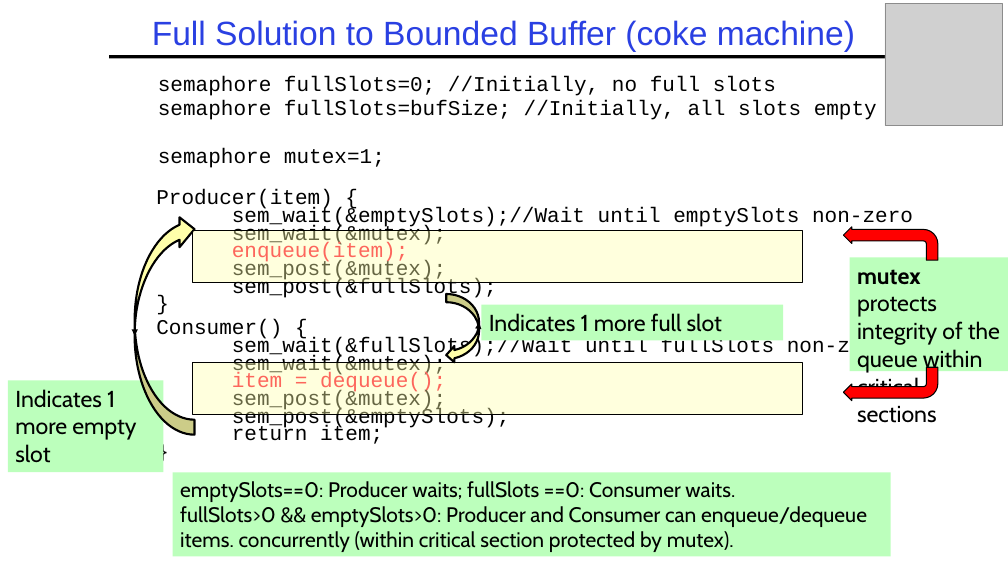
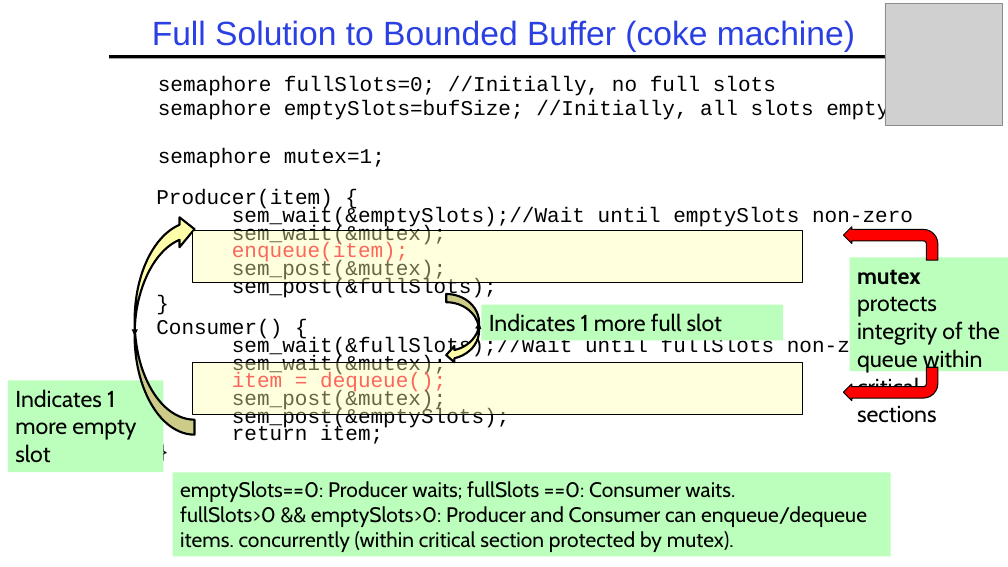
Before and after one commit to guhofstra/CSC256Fa25, a slide deck: slide 35 of PPTs/L3-Synchronization.pptx. Drawn at 1008x567 pixels with LibreOffice and Linux fonts; fonts in the diff are those of the drawing; grey boxes stand for pictures. Boxes give left, top, right and bottom in pixels: in the first picture for what was removed or moved away, otherwise in the second. Text is boxed around its words. In the diff, an @@ line names an element or a change of style, - is before the commit and + after.

```diff
--- a/PPTs/L3-Synchronization.pptx
+++ b/PPTs/L3-Synchronization.pptx
@@ text at (158,100,889,122): text changed @@
-semaphore fullSlots=bufSize; //Initially, all slots empty
+semaphore emptySlots=bufSize; //Initially, all slots empty
```
Also in this commit, not shown: 4 other files.
